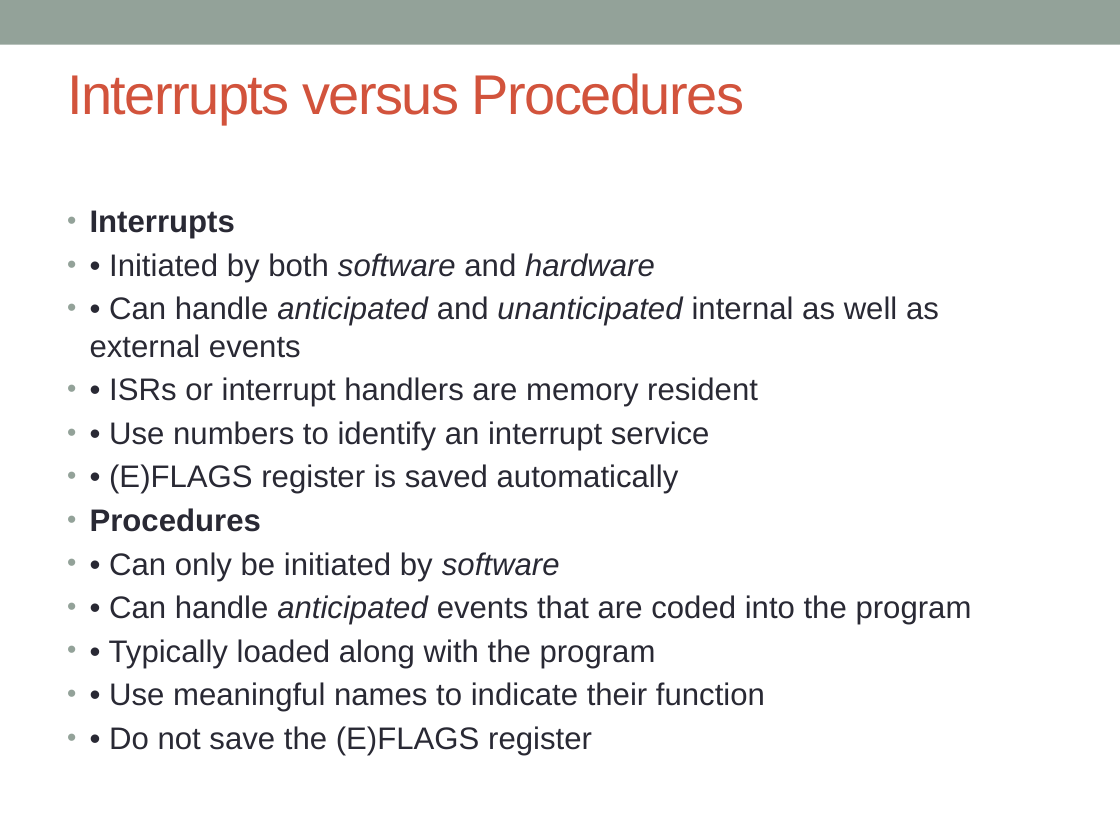
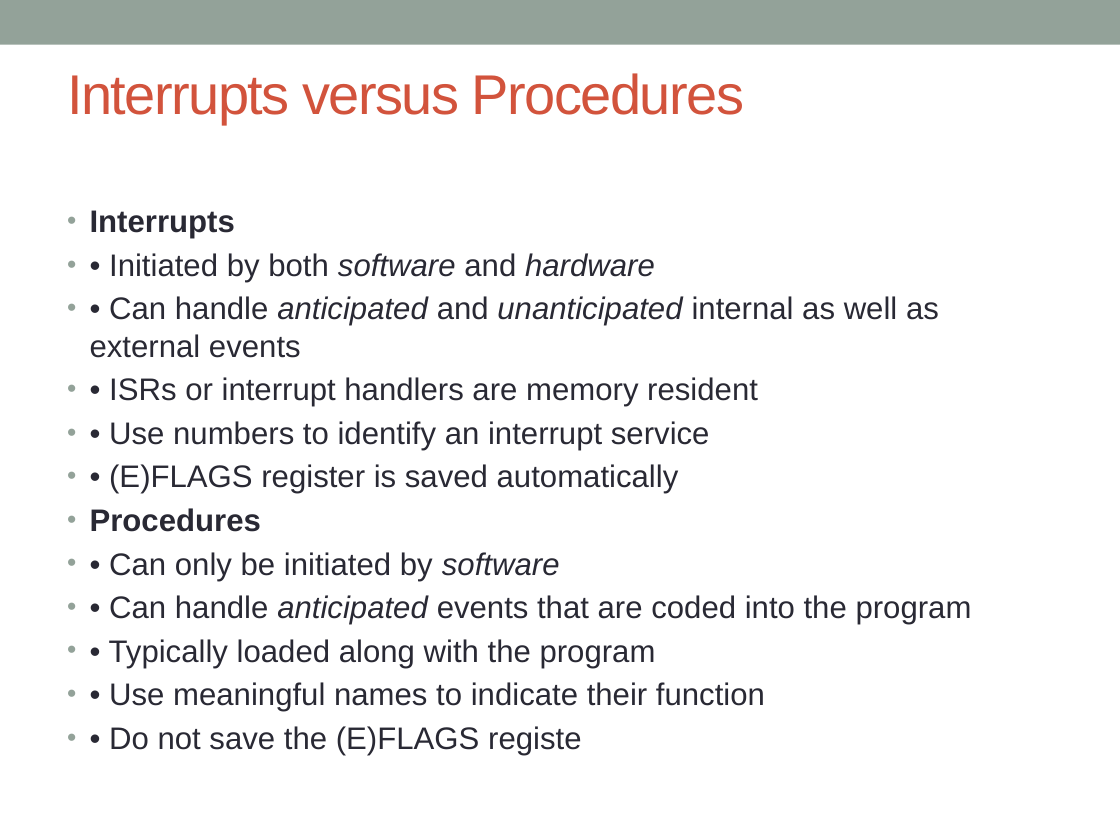
Before and after one commit to theabhishek07/Operating-Systems, a slide deck: slide 13 of Class_Notes(ppt)/Session1,2,3.pptx. Drawn at 1120x840 pixels with LibreOffice and Linux fonts; fonts in the diff are those of the drawing. Boxes give left, top, right and bottom in pixels: in the first picture for what was removed or moved away, otherwise in the second. Text is boxed around its words. In the diff, an @@ line names an element or a change of style, - is before the commit and + after.

```diff
--- a/Class_Notes(ppt)/Session1,2,3.pptx
+++ b/Class_Notes(ppt)/Session1,2,3.pptx
@@ text at [109, 726, 581, 755]: text changed @@
-• • Do not save the (E)FLAGS register
+• • Do not save the (E)FLAGS registe
```
Also in this commit, not shown: 2 other slides changed.
